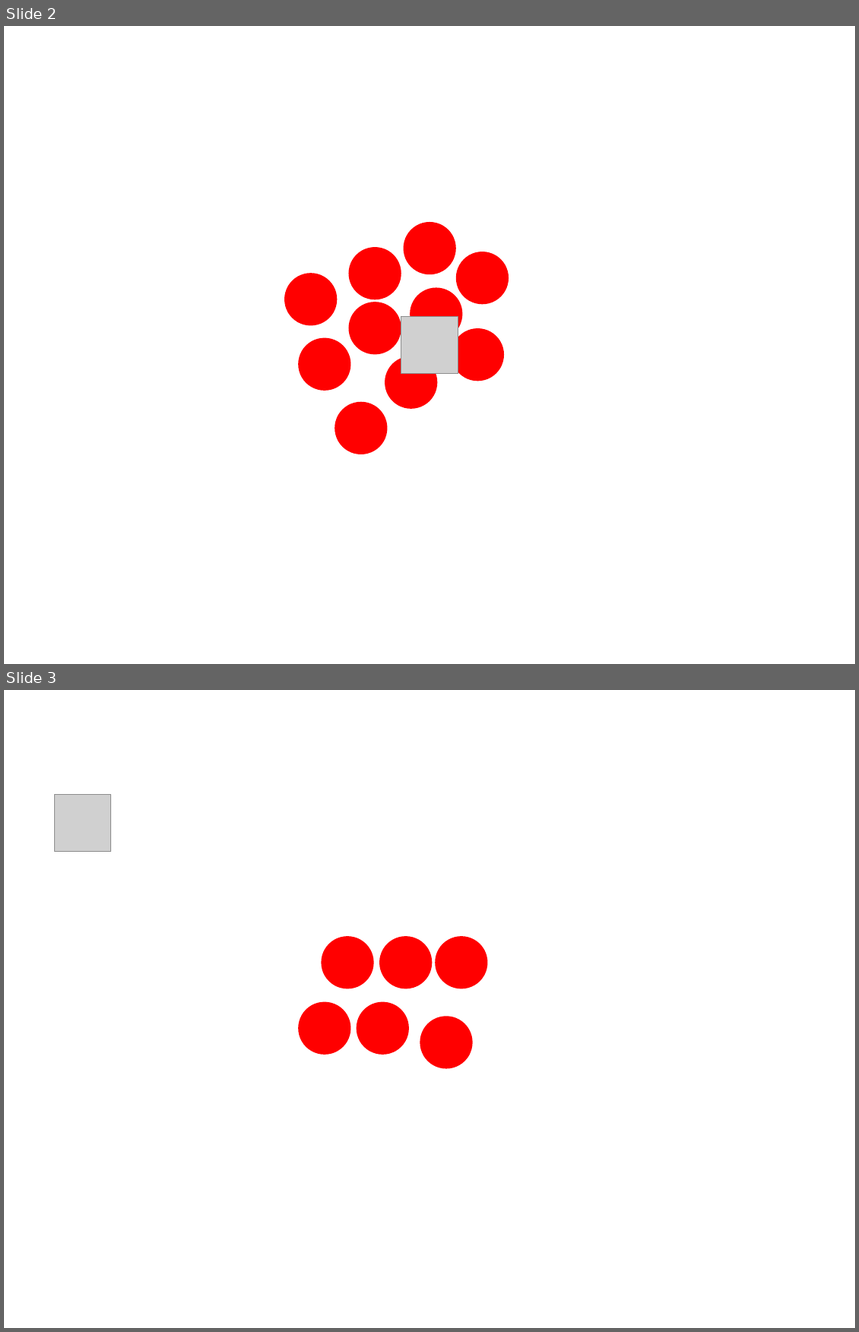
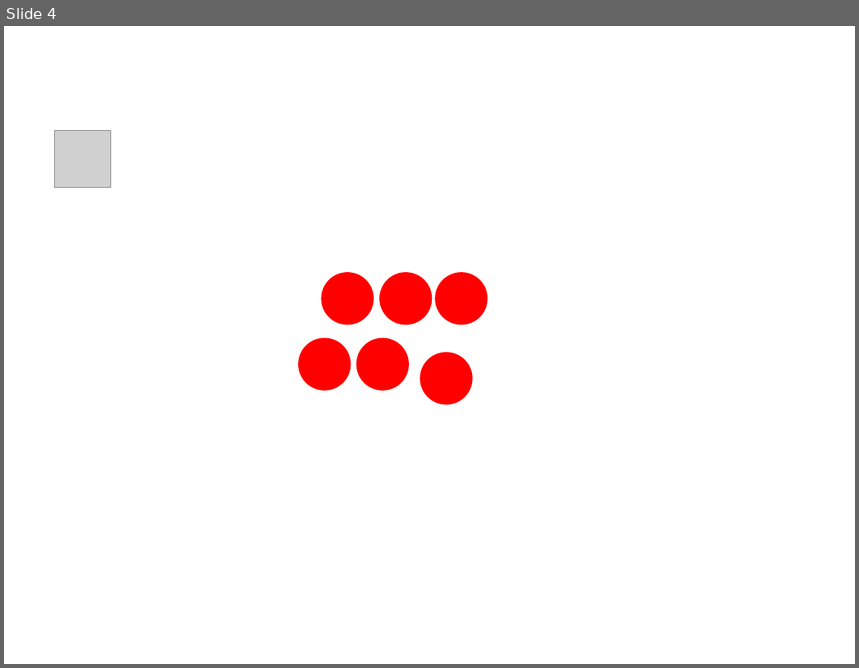
Before and after one commit to cafpleon/flash-cards, a slide deck: math/0009-en-1-nine.ppsx. Shown one above the other, each under a label of ours: slides 2 and 3 before the commit, slide 4 after it. The pictures are 859x1332 and 859x668 pixels, drawn with LibreOffice and Linux fonts; fonts in the diff are those of the drawing; grey boxes stand for pictures. Boxes give left, top, right and bottom in pixels: in the first picture for what was removed or moved away, otherwise in the second. Text is boxed around its words. In the diff, an @@ line names an element or a change of style, - is before the commit and + after.

```diff
--- a/math/0009-en-1-nine.ppsx
+++ b/math/0009-en-1-nine.ppsx
@@ slide 2 removed at box(4, 26, 855, 664), background #FFFFFF @@
@@ ellipse removed at box(405, 224, 455, 274) @@
@@ ellipse removed at box(350, 248, 400, 298) @@
@@ ellipse removed at box(458, 253, 508, 303) @@
@@ ellipse removed at box(286, 275, 336, 325) @@
@@ ellipse removed at box(411, 289, 461, 339) @@
@@ ellipse removed at box(350, 303, 400, 354) @@
@@ picture removed at box(401, 317, 458, 374) @@
@@ ellipse removed at box(300, 339, 350, 389) @@
@@ ellipse removed at box(452, 330, 503, 380) @@
@@ ellipse removed at box(386, 357, 436, 408) @@
@@ ellipse removed at box(336, 403, 386, 453) @@
@@ what was slide 3 is now slide 4 @@
```
Also in this commit, not shown: 3 slides added, 2 other slides removed, 24 other files.
